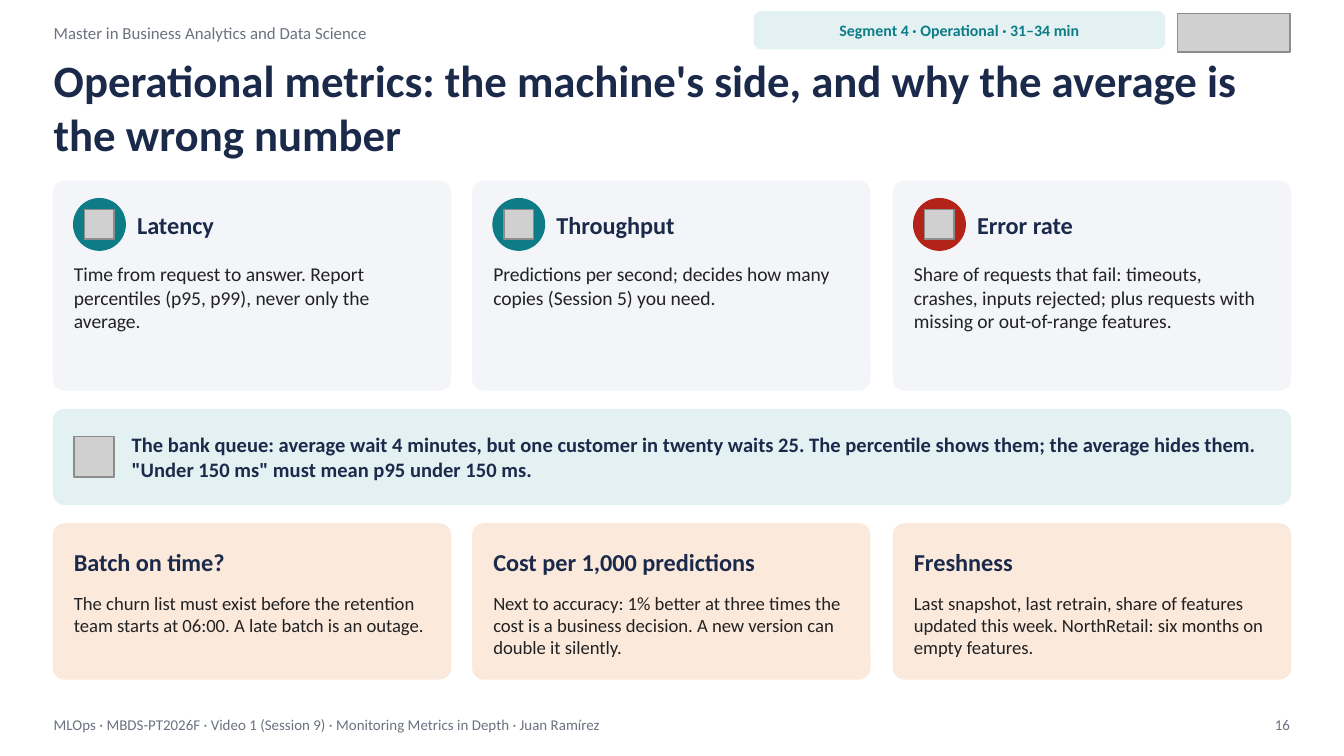
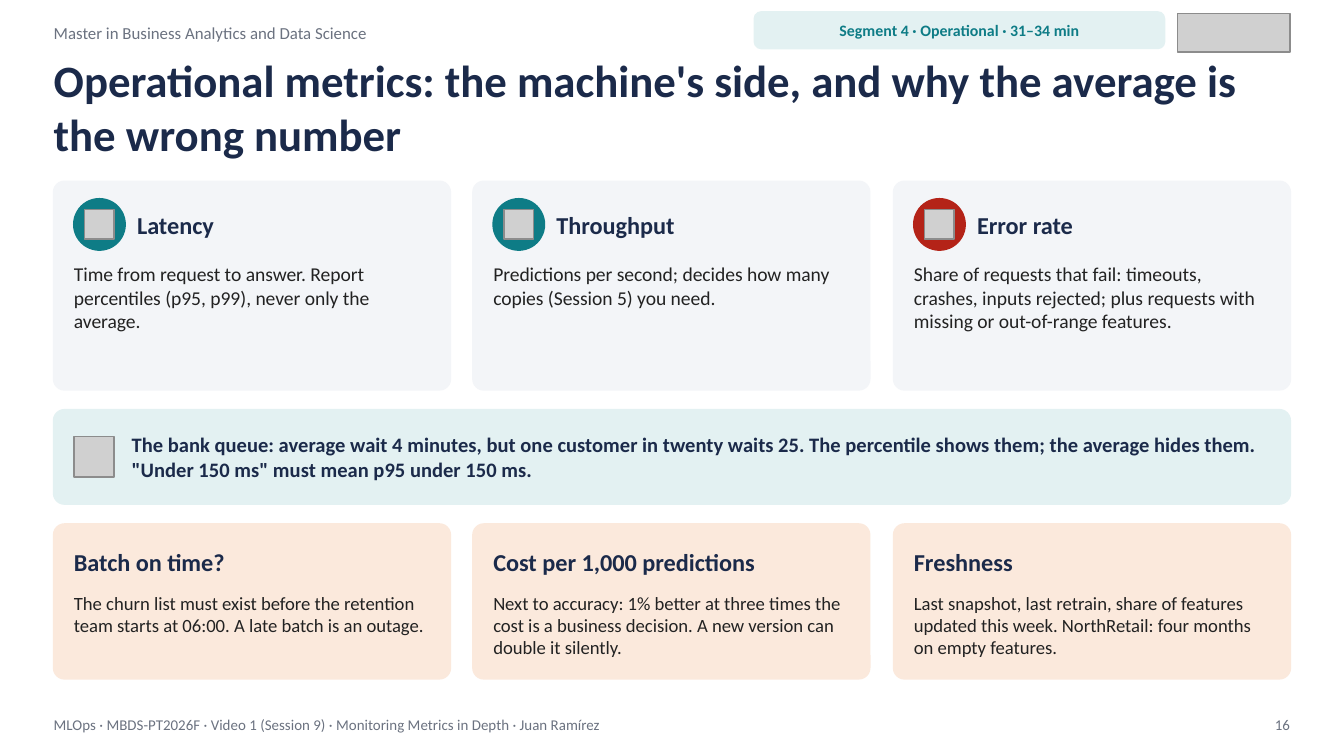
Before and after one commit to juanmaramirezgarcia/mlops-2026-27, a slide deck: slide 16 of 2026-27/S09/MLOps_S09_Video1_Monitoring_Metrics_in_Depth.pptx. Drawn at 1344x756 pixels with LibreOffice and Linux fonts; fonts in the diff are those of the drawing; grey boxes stand for pictures. Boxes give left, top, right and bottom in pixels: in the first picture for what was removed or moved away, otherwise in the second. Text is boxed around its words. In the diff, an @@ line names an element or a change of style, - is before the commit and + after.

```diff
--- a/2026-27/S09/MLOps_S09_Video1_Monitoring_Metrics_in_Depth.pptx
+++ b/2026-27/S09/MLOps_S09_Video1_Monitoring_Metrics_in_Depth.pptx
@@ text at (x1=914, y1=597, x2=1251, y2=657): text changed @@
-Last snapshot, last retrain, share of features updated this week. NorthRetail: six months on empty features.
+Last snapshot, last retrain, share of features updated this week. NorthRetail: four months on empty features.
```
Also in this commit, not shown: 7 other slides changed, 17 other files.
